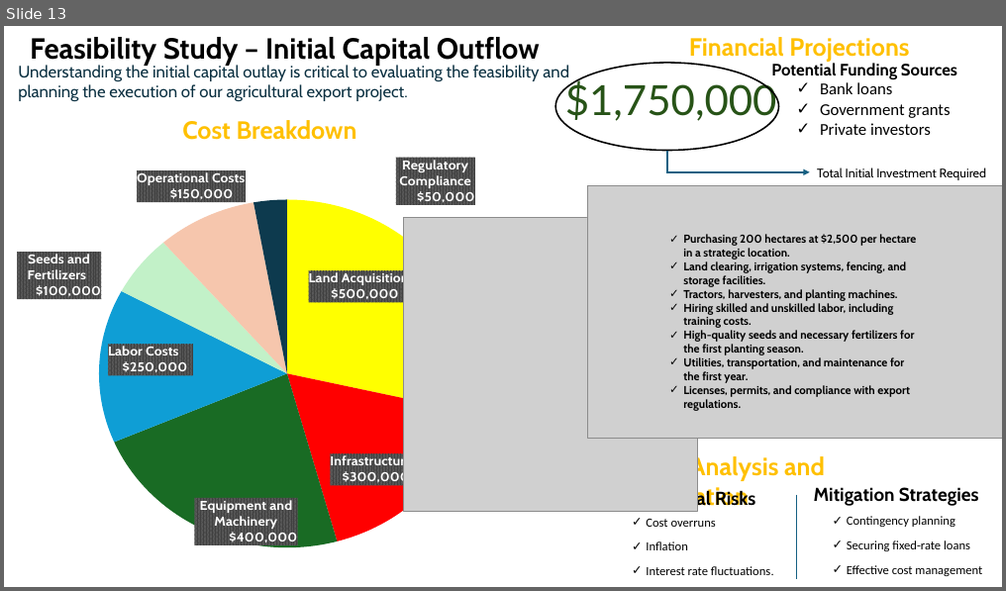
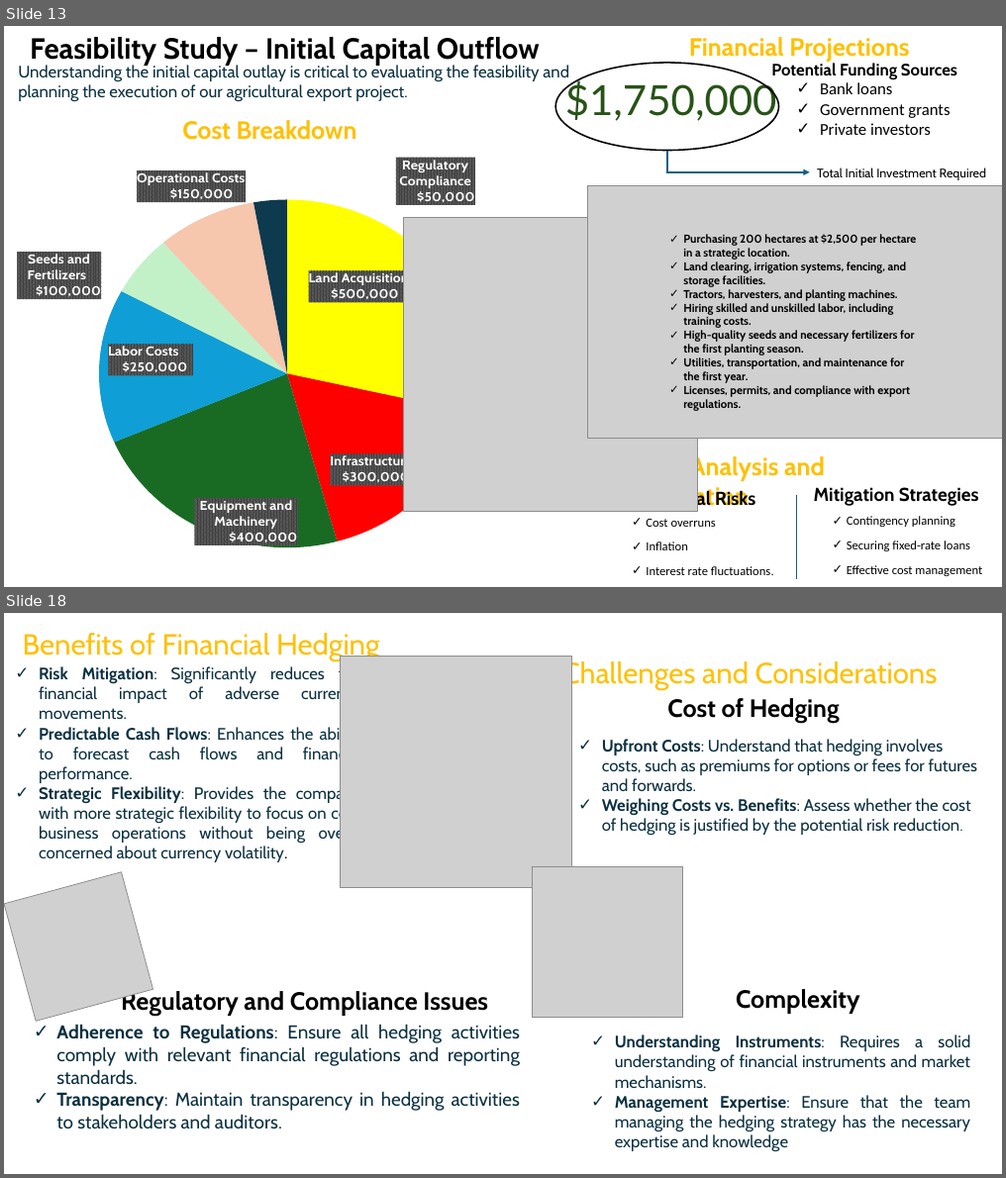
Before and after one commit to Gbekoilias/SustainableBusinessExpansion, a slide deck: Diversification Strategy for Government Construction.pptx. Shown one above the other, each under a label of ours: slide 13 before the commit, slides 13 and 18 after it; the slides between them are not shown. The pictures are 1006x591 and 1006x1178 pixels, drawn with LibreOffice and Linux fonts; fonts in the diff are those of the drawing; grey boxes stand for pictures. Boxes give left, top, right and bottom in pixels: in the first picture for what was removed or moved away, otherwise in the second. Text is boxed around its words. In the diff, an @@ line names an element or a change of style, - is before the commit and + after.

```diff
--- a/Diversification Strategy for Government Construction.pptx
+++ b/Diversification Strategy for Government Construction.pptx
@@ slide 18 added at (4, 613, 1002, 1174), background #FFFFFF @@
@@ text added at (23, 633, 380, 662), 28 pt, text #FFC000 @@
+Benefits of Financial Hedging
@@ text added at (39, 665, 362, 862), 16 pt, text #0B3041 @@
+✓ Risk Mitigation: Significantly reduces the financial impact of adverse currency movements.
+✓ Predictable Cash Flows: Enhances the ability to forecast cash flows and financial performance.
+✓ Strategic Flexibility: Provides the company with more strategic flexibility to focus on core business operations without being overly concerned about currency volatility.
@@ picture added at (341, 657, 572, 888) @@
@@ text added at (562, 659, 938, 690), 28 pt, text #FFC000 @@
+Challenges and Considerations
@@ text added at (667, 698, 840, 723), 24 pt, text #000000, bold @@
+Cost of Hedging
@@ text added at (602, 739, 977, 836), 16 pt, text #0B3041 @@
+✓ Upfront Costs: Understand that hedging involves costs, such as premiums for options or fees for futures and forwards.
+✓ Weighing Costs vs. Benefits: Assess whether the cost of hedging is justified by the potential risk reduction.
@@ picture added at (4, 872, 152, 1021) @@
@@ picture added at (532, 866, 682, 1017) @@
@@ text added at (121, 989, 488, 1016), 24 pt, text #000000, bold @@
+Regulatory and Compliance Issues
@@ text added at (736, 989, 859, 1014), 24 pt, text #000000, bold @@
+Complexity
@@ text added at (56, 1024, 520, 1130), 18 pt, text #0B3041 @@
+✓ Adherence to Regulations: Ensure all hedging activities comply with relevant financial regulations and reporting standards.
+✓ Transparency: Maintain transparency in hedging activities to stakeholders and auditors.
@@ text added at (615, 1035, 970, 1152), 16 pt, text #0B3041 @@
+✓ Understanding Instruments: Requires a solid understanding of financial instruments and market mechanisms.
+✓ Management Expertise: Ensure that the team managing the hedging strategy has the necessary expertise and knowledge
```
Also in this commit, not shown: 1 slide changed, 8 other slides added, 16 other files.
